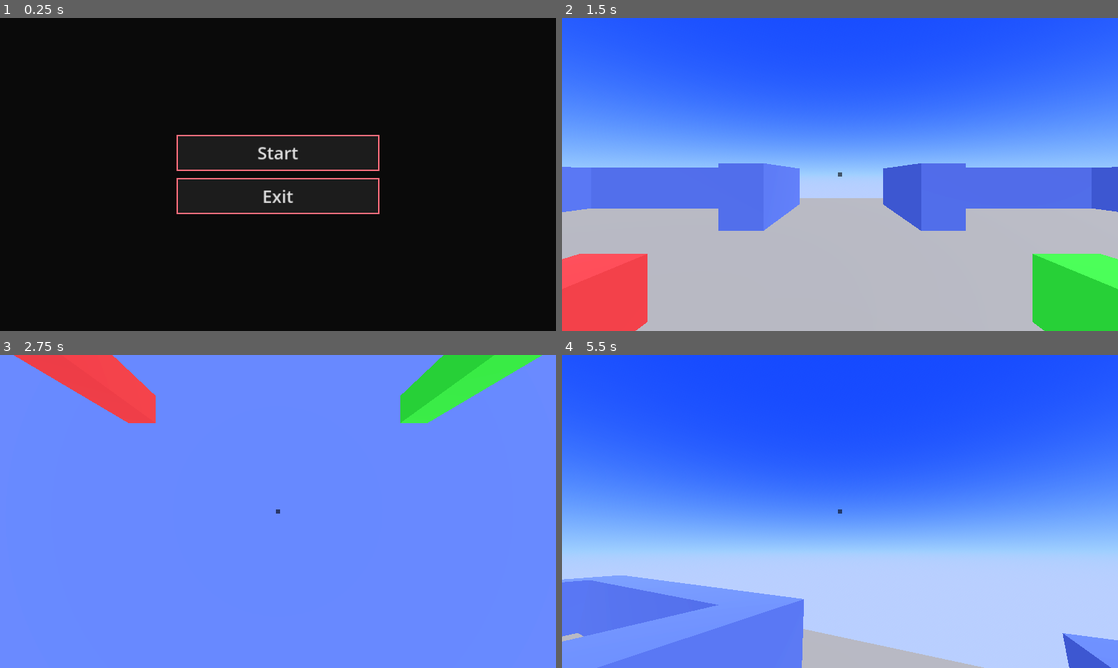
Above: before the commit, frames 1-4 (two rows, left to right).
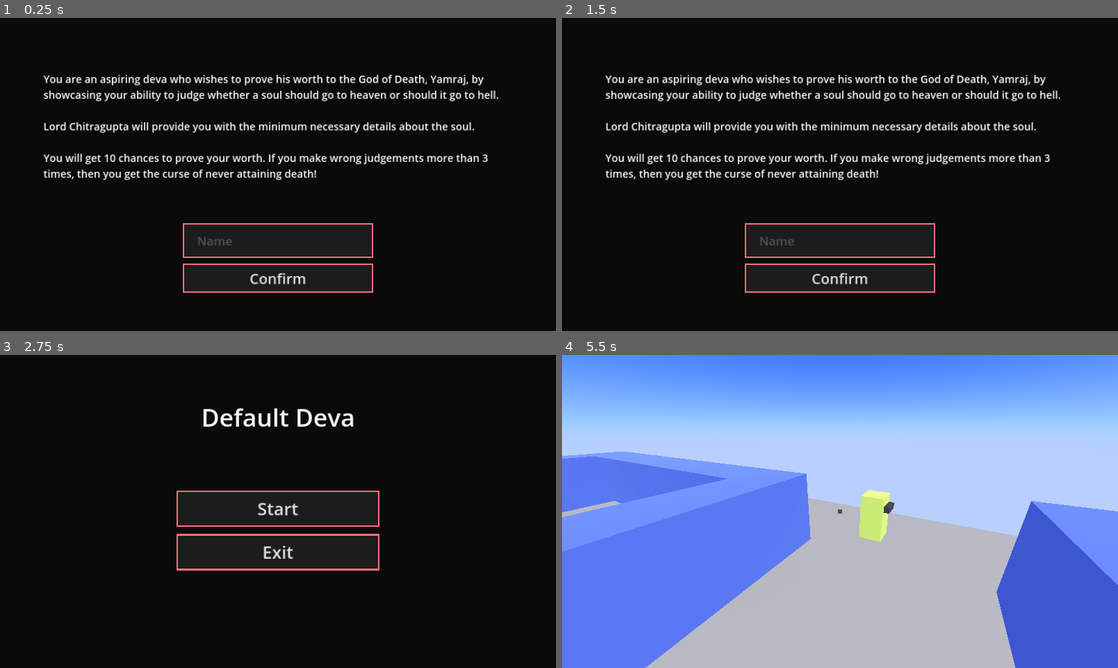
Above: after the commit, the same moments.

Repository: Skyvastern/the-aspiring-deva
Game: Godot game, scene res://main/main.tscn
Same seed, same stepped clock (60 frames per second), same inputs: the game is played once before the commit and once after it.
Inputs (mouse positions are in pixels of both pictures, inside the frame that each line leads up to):
- Up to frame 1 (0.25 s): no input
- Up to frame 2 (1.5 s): click (840, 152) at 0.5 s, where only the run before the commit has a clickable "Start"; click (840, 152) at 1.25 s, where only the run before the commit has a clickable "Play"
- Up to frame 3 (2.75 s): click (278, 614) at 2 s, where only the run after the commit has a clickable "Confirm"
- Up to frame 4 (5.5 s): click (840, 508) at 2.75 s, where only the run after the commit has a clickable "Start"; click (840, 489) at 3.5 s, where only the run after the commit has a clickable "Play"; move the mouse to (867, 511) at 4.27 s; hold W (forward) from 4.28 s (still down); tap E (interact) at 4.35 s; tap Space (jump) at 4.52, 5.27 s; move the mouse to (812, 511) at 5.02 s; tap Q (interact_detailed) at 5.1 s

The runs differ from the first frame. In frame 1, 7.1% of the frame differs, in the area x 7-90%, y 18-88%; in frame 2, 100%; in frame 3, 100%, in the area x 0-100%, y 0-100%; in frame 4, 90%.

Commit message:
Add setup menu to input player name and tell game's story

Diff:
--- a/frontend/main/common/main_theme.tres
+++ b/frontend/main/common/main_theme.tres
@@ -34,6 +34,42 @@
 
 [sub_resource type="StyleBoxFlat" id="StyleBoxFlat_r6pct"]
 bg_color = Color(0.0392157, 0.0392157, 0.0392157, 0.882353)
+border_width_left = 5
+border_width_top = 5
+border_width_right = 5
+border_width_bottom = 5
+border_color = Color(1, 0.431373, 0.490196, 1)
+
+[sub_resource type="StyleBoxFlat" id="StyleBoxFlat_ltwwr"]
+content_margin_left = 50.0
+content_margin_top = 30.0
+content_margin_right = 50.0
+content_margin_bottom = 30.0
+bg_color = Color(0.0392157, 0.0392157, 0.0392157, 0.882353)
+border_width_left = 5
+border_width_top = 5
+border_width_right = 5
+border_width_bottom = 5
+border_color = Color(1, 0.431373, 0.490196, 1)
+
+[sub_resource type="StyleBoxFlat" id="StyleBoxFlat_yt5uf"]
+content_margin_left = 50.0
+content_margin_top = 30.0
+content_margin_right = 50.0
+content_margin_bottom = 30.0
+bg_color = Color(0.117647, 0.117647, 0.117647, 0.882353)
+border_width_left = 5
+border_width_top = 5
+border_width_right = 5
+border_width_bottom = 5
+border_color = Color(1, 0.431373, 0.490196, 1)
+
+[sub_resource type="StyleBoxFlat" id="StyleBoxFlat_gyb27"]
+content_margin_left = 50.0
+content_margin_top = 30.0
+content_margin_right = 50.0
+content_margin_bottom = 30.0
+bg_color = Color(0.294118, 0.294118, 0.294118, 0.882353)
 border_width_left = 5
 border_width_top = 5
 border_width_right = 5
@@ -90,6 +126,11 @@
 Button/styles/pressed = SubResource("StyleBoxFlat_r6pct")
 Label/colors/font_outline_color = Color(0, 0, 0, 1)
 Label/constants/outline_size = 5
+LineEdit/colors/font_placeholder_color = Color(1, 1, 1, 0.235294)
+LineEdit/constants/caret_width = 2
+LineEdit/styles/focus = SubResource("StyleBoxFlat_ltwwr")
+LineEdit/styles/normal = SubResource("StyleBoxFlat_yt5uf")
+LineEdit/styles/read_only = SubResource("StyleBoxFlat_gyb27")
 Panel/styles/panel = SubResource("StyleBoxFlat_i2qax")
 TextEdit/colors/font_selected_color = Color(0.0392157, 0.0392157, 0.0392157, 1)
 TextEdit/colors/selection_color = Color(1, 1, 1, 0.882353)
--- a/frontend/main/main.tscn
+++ b/frontend/main/main.tscn
@@ -1,9 +1,9 @@
 [gd_scene load_steps=3 format=3 uid="uid://c161a0o607avn"]
 
 [ext_resource type="Script" path="res://main/main.gd" id="1_8mdjw"]
-[ext_resource type="PackedScene" uid="uid://bml7me0fau7sh" path="res://main/menus/main_menu/main_menu.tscn" id="2_xdfya"]
+[ext_resource type="PackedScene" uid="uid://dvvtyhfwc7d3n" path="res://main/menus/setup_menu/setup_menu.tscn" id="2_18ajb"]
 
 [node name="Main" type="Node"]
 script = ExtResource("1_8mdjw")
 
-[node name="MainMenu" parent="." instance=ExtResource("2_xdfya")]
+[node name="SetupMenu" parent="." instance=ExtResource("2_18ajb")]
--- a/frontend/main/menus/main_menu/main_menu.gd
+++ b/frontend/main/menus/main_menu/main_menu.gd
@@ -2,6 +2,7 @@
 class_name MainMenu
 
 @export_group("UI")
+@export var player_name_label: Label
 @export var start_btn: Button
 @export var exit_btn: Button
 
@@ -13,6 +14,12 @@
 	start_btn.pressed.connect(_on_start_btn_pressed)
 	exit_btn.pressed.connect(_on_exit_btn_pressed)
 
+	_set_player_name_label()
+
+
+func _set_player_name_label() -> void:
+	player_name_label.text %= Global.player_name
+
 
 func _on_start_btn_pressed() -> void:
 	Global.load_menu(self, game_mode_menu_scene_path)
--- a/frontend/main/menus/main_menu/main_menu.tscn
+++ b/frontend/main/menus/main_menu/main_menu.tscn
@@ -3,7 +3,7 @@
 [ext_resource type="Theme" uid="uid://15ielt17md1r" path="res://main/common/main_theme.tres" id="1_8flni"]
 [ext_resource type="Script" path="res://main/menus/main_menu/main_menu.gd" id="2_v05iu"]
 
-[node name="MainMenu" type="Control" node_paths=PackedStringArray("start_btn", "exit_btn")]
+[node name="MainMenu" type="Control" node_paths=PackedStringArray("player_name_label", "start_btn", "exit_btn")]
 layout_mode = 3
 anchors_preset = 15
 anchor_right = 1.0
@@ -12,6 +12,7 @@
 grow_vertical = 2
 theme = ExtResource("1_8flni")
 script = ExtResource("2_v05iu")
+player_name_label = NodePath("Player Name")
 start_btn = NodePath("Buttons/StartBtn")
 exit_btn = NodePath("Buttons/ExitBtn")
 game_mode_menu_scene_path = "res://main/menus/game_mode_menu/game_mode_menu.tscn"
@@ -25,6 +26,21 @@
 grow_vertical = 2
 color = Color(0.0392157, 0.0392157, 0.0392157, 1)
 
+[node name="Player Name" type="Label" parent="."]
+layout_mode = 1
+anchors_preset = 5
+anchor_left = 0.5
+anchor_right = 0.5
+offset_left = -170.5
+offset_top = 155.0
+offset_right = 170.5
+offset_bottom = 271.0
+grow_horizontal = 2
+theme_override_font_sizes/font_size = 85
+text = "%s Deva"
+horizontal_alignment = 1
+vertical_alignment = 1
+
 [node name="Buttons" type="VBoxContainer" parent="."]
 layout_mode = 1
 anchors_preset = 8
@@ -33,9 +49,9 @@
 anchor_right = 0.5
 anchor_bottom = 0.5
 offset_left = -350.0
-offset_top = -137.5
+offset_top = -72.0
 offset_right = 350.0
-offset_bottom = 137.5
+offset_bottom = 203.0
 grow_horizontal = 2
 grow_vertical = 2
 theme_override_constants/separation = 25
--- /dev/null
+++ b/frontend/main/menus/setup_menu/setup_menu.gd
@@ -0,0 +1,21 @@
+extends Control
+class_name SetupMenu
+
+@export_group("UI")
+@export var player_name_input: LineEdit
+@export var confirm_btn: Button
+
+@export_group("References")
+@export_file("*.tscn") var main_menu_scene_path: String
+
+
+func _ready() -> void:
+	confirm_btn.pressed.connect(_on_confirm_btn_pressed)
+
+
+func _on_confirm_btn_pressed() -> void:
+	var player_name: String = player_name_input.text.strip_escapes().strip_edges()
+	if player_name != "":
+		Global.player_name = player_name
+
+	Global.load_menu(self, main_menu_scene_path)
--- /dev/null
+++ b/frontend/main/menus/setup_menu/setup_menu.tscn
@@ -0,0 +1,75 @@
+[gd_scene load_steps=3 format=3 uid="uid://dvvtyhfwc7d3n"]
+
+[ext_resource type="Theme" uid="uid://15ielt17md1r" path="res://main/common/main_theme.tres" id="1_a2wbq"]
+[ext_resource type="Script" path="res://main/menus/setup_menu/setup_menu.gd" id="2_p0x7m"]
+
+[node name="SetupMenu" type="Control" node_paths=PackedStringArray("player_name_input", "confirm_btn")]
+layout_mode = 3
+anchors_preset = 15
+anchor_right = 1.0
+anchor_bottom = 1.0
+grow_horizontal = 2
+grow_vertical = 2
+theme = ExtResource("1_a2wbq")
+script = ExtResource("2_p0x7m")
+player_name_input = NodePath("Buttons/Player Name Input")
+confirm_btn = NodePath("Buttons/ConfirmBtn")
+main_menu_scene_path = "res://main/menus/main_menu/main_menu.tscn"
+
+[node name="BG" type="ColorRect" parent="."]
+layout_mode = 1
+anchors_preset = 15
+anchor_right = 1.0
+anchor_bottom = 1.0
+grow_horizontal = 2
+grow_vertical = 2
+color = Color(0.0392157, 0.0392157, 0.0392157, 1)
+
+[node name="Story" type="Label" parent="."]
+layout_mode = 1
+anchors_preset = 8
+anchor_left = 0.5
+anchor_top = 0.5
+anchor_right = 0.5
+anchor_bottom = 0.5
+offset_left = -810.0
+offset_top = -347.0
+offset_right = 810.0
+offset_bottom = 21.0
+grow_horizontal = 2
+grow_vertical = 2
+theme_override_font_sizes/font_size = 36
+text = "You are an aspiring deva who wishes to prove his worth to the God of Death, Yamraj, by showcasing your ability to judge whether a soul should go to heaven or should it go to hell.
+
+Lord Chitragupta will provide you with the minimum necessary details about the soul.
+
+You will get 10 chances to prove your worth. If you make wrong judgements more than 3 times, then you get the curse of never attaining death!"
+autowrap_mode = 2
+
+[node name="Buttons" type="VBoxContainer" parent="."]
+layout_mode = 1
+anchors_preset = 8
+anchor_left = 0.5
+anchor_top = 0.5
+anchor_right = 0.5
+anchor_bottom = 0.5
+offset_left = -329.0
+offset_top = 169.0
+offset_right = 329.0
+offset_bottom = 407.0
+grow_horizontal = 2
+grow_vertical = 2
+theme_override_constants/separation = 20
+
+[node name="Player Name Input" type="LineEdit" parent="Buttons"]
+layout_mode = 2
+theme_override_font_sizes/font_size = 42
+placeholder_text = "Name"
+caret_blink = true
+
+[node name="ConfirmBtn" type="Button" parent="Buttons"]
+custom_minimum_size = Vector2(0, 100)
+layout_mode = 2
+focus_mode = 0
+theme_override_font_sizes/font_size = 50
+text = "Confirm"
--- a/frontend/main/singletons/global/global.gd
+++ b/frontend/main/singletons/global/global.gd
@@ -3,6 +3,7 @@
 const WAV_PATH: String = "user://audio.wav"
 
 var main: Main
+var player_name: String = "Default"
 var level: Level
 var player: Player
 var flash: Flash
Not shown: 1 places in frontend/main/common/main_theme.tres that only renumber resources
